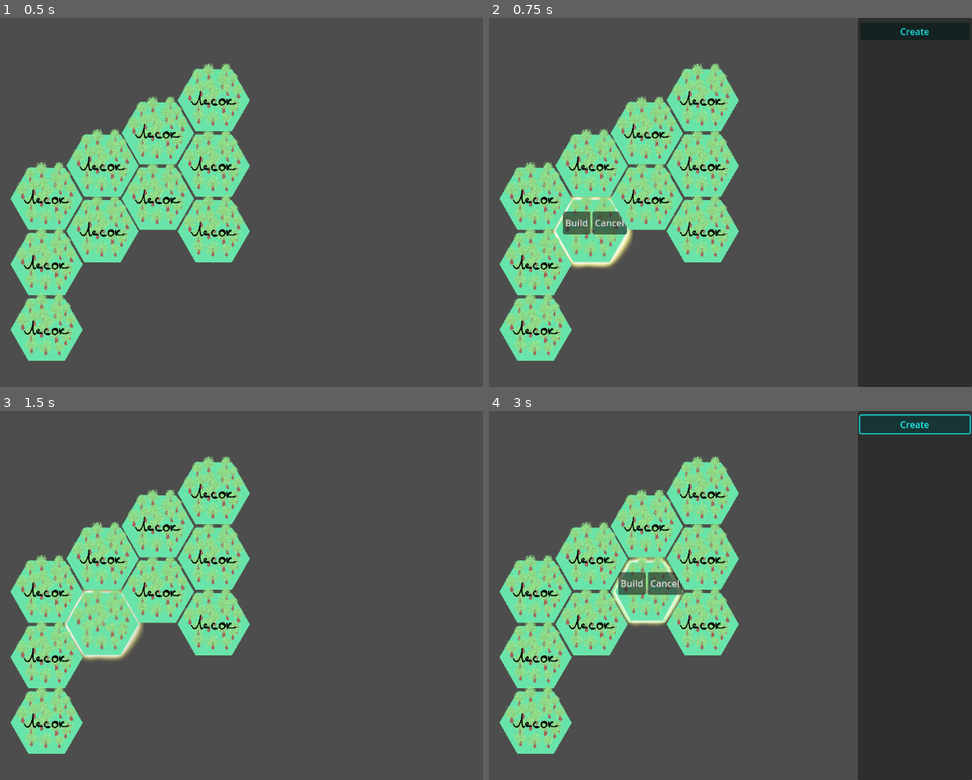
Above: before the commit, frames 1-4 (two rows, left to right).
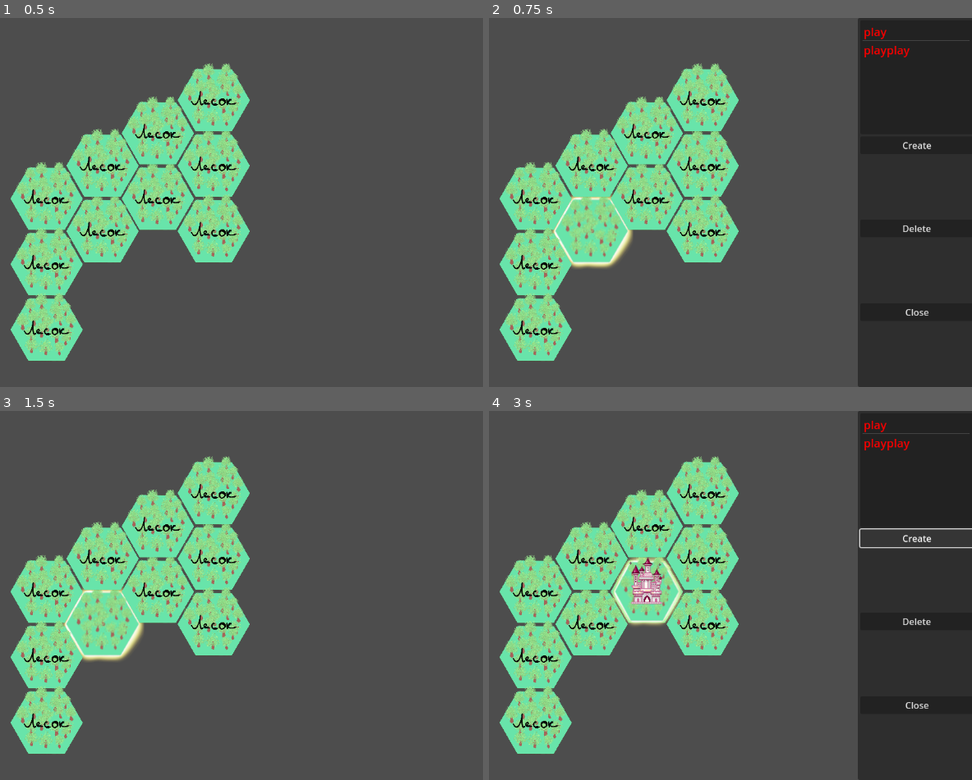
Above: after the commit, the same moments.

Repository: iamblobfish/best_defence
Game: Godot game, scene res://grid.tscn
The game is run twice, just before and just after one commit, with the same random seed, the same clock (stepped at 60 frames per second) and the same inputs. This scene is started directly instead of the project's main scene.
Inputs (mouse positions are in pixels of both pictures, inside the frame that each line leads up to):
- Up to frame 1 (0.5 s): no input
- Up to frame 2 (0.75 s): click (590, 232) at 0.5 s
- Up to frame 3 (1.5 s): click (86, 617) at 1.25 s, where only the run before the commit has a clickable "Build"
- Up to frame 4 (3 s): click (648, 591) at 2.02 s; click "Create" at 2.75 s

Frame 1 is identical in both runs. In frame 2, 1.2% of the frame differs, in the area x 15-92%, y 2-81%; in frame 3, 0.3%; in frame 4, 1.9%, in the area x 26-100%, y 0-81%.

Commit message:
delete add close working

Diff:
--- a/TextureButton.gd
+++ /dev/null
@@ -1,11 +0,0 @@
-extends TextureButton
-
-
-# Called when the node enters the scene tree for the first time.
-func _ready():
-	hide() # Replace with function body.
-
-
-# Called every frame. 'delta' is the elapsed time since the previous frame.
-func _process(delta):
-	pass
--- a/choosing_window.gd
+++ b/choosing_window.gd
@@ -1,4 +1,7 @@
 extends PopupPanel
+signal close
+signal create
+signal delete
 
 
 # Called when the node enters the scene tree for the first time.
@@ -13,10 +16,28 @@
 
 
 func show_add(lst):
+	print(lst)
 	for el in lst:
-		$VBoxContainer/ItemList.add_item(el)
-	$VBoxContainer.show()
+		print(el)
+		print($VBoxContainer/ItemList.add_item(el))
+	show()
+
+
+
 
 
 func _on_create_pressed():
-	print($VBoxContainer/ItemList.get_selected_items())
+	create.emit()
+	pass # Replace with function body.
+
+
+func _on_close_pressed():
+	close.emit()
+	hide()
+
+
+
+
+func _on_delete_pressed():
+	delete.emit()
+	 # Replace with function body.
--- a/choosing_window.tscn
+++ b/choosing_window.tscn
@@ -1,27 +1,56 @@
-[gd_scene load_steps=2 format=3 uid="uid://ejbom40cm3en"]
+[gd_scene load_steps=3 format=3 uid="uid://ejbom40cm3en"]
 
 [ext_resource type="Script" path="res://choosing_window.gd" id="1_q7t5a"]
+
+[sub_resource type="Theme" id="Theme_fgcqo"]
 
 [node name="Window" type="PopupPanel"]
 title = "Some Items"
 position = Vector2i(952, 0)
-size = Vector2i(200, 648)
+size = Vector2i(208, 648)
 visible = true
 script = ExtResource("1_q7t5a")
 
 [node name="VBoxContainer" type="VBoxContainer" parent="."]
+layout_direction = 1
+anchors_preset = 15
+anchor_right = 1.0
+anchor_bottom = 1.0
 offset_left = 4.0
 offset_top = 4.0
-offset_right = 196.0
+offset_right = 204.0
 offset_bottom = 644.0
+grow_horizontal = 2
+grow_vertical = 2
+size_flags_vertical = 3
 
 [node name="ItemList" type="ItemList" parent="VBoxContainer"]
+custom_minimum_size = Vector2(200, 200)
 layout_mode = 2
+size_flags_vertical = 2
+size_flags_stretch_ratio = 0.2
+theme = SubResource("Theme_fgcqo")
+theme_override_colors/font_color = Color(0.972549, 0, 0, 1)
+theme_override_font_sizes/font_size = 20
+allow_search = false
+fixed_icon_size = Vector2i(1, 0)
 
 [node name="Create" type="Button" parent="VBoxContainer"]
-modulate = Color(0.12549, 1, 1, 1)
 layout_mode = 2
-size_flags_vertical = 8
+size_flags_vertical = 2
 text = "Create"
 
+[node name="delete" type="Button" parent="VBoxContainer"]
+layout_mode = 2
+size_flags_vertical = 2
+text = "Delete"
+
+[node name="Close" type="Button" parent="VBoxContainer"]
+visible = false
+layout_mode = 2
+size_flags_vertical = 2
+text = "Close"
+
 [connection signal="pressed" from="VBoxContainer/Create" to="." method="_on_create_pressed"]
+[connection signal="pressed" from="VBoxContainer/delete" to="." method="_on_delete_pressed"]
+[connection signal="pressed" from="VBoxContainer/Close" to="." method="_on_close_pressed"]
--- a/forest_tile.gd
+++ b/forest_tile.gd
@@ -3,6 +3,7 @@
 
 # Called when the node enters the scene tree for the first time.
 func _ready():
+
 	pass # Replace with function body.
 
 
@@ -15,20 +16,44 @@
 
 
 func _on_button_2_pressed():
+	print('presses Hide')
 	$HBoxContainer.hide()
 
 func _on_button_pressed():
+	print('presses Build')
+	$TextureButton.show()
 	$HBoxContainer.hide()
-	$TextureButton.show()
+
 
 
 
 func _on_focus_entered():
 	print("Pressed: ")
-	$HBoxContainer.show()
-	$Window.show_add(['one', 'two'])
-	$Window.show()
+	#$HBoxContainer.show()
+	$Window.show_add(['play', 'playplay'])
+	$Window/VBoxContainer/Close.show()
+
+func _on_focus_exited():
+	#$HBoxContainer.hide()
+	$Window/VBoxContainer/ItemList.clear()
+	$Window/VBoxContainer/Close.hide()
 
 
-func _on_focus_exited():
-	$HBoxContainer.hide()
+
+
+
+
+func _on_window_close():
+	release_focus()
+	pass # Replace with function body.
+
+
+func _on_window_create():
+	$TextureButton.show()
+
+
+
+
+func _on_window_delete():
+	$TextureButton.hide()
+	 # Replace with function body.
--- a/forest_tile.tscn
+++ b/forest_tile.tscn
@@ -6,7 +6,6 @@
 [ext_resource type="Script" path="res://HBoxContainer.gd" id="3_o7ncl"]
 [ext_resource type="Script" path="res://Button2.gd" id="4_vg6ei"]
 [ext_resource type="Texture2D" uid="uid://dndhntgli5g38" path="res://tiles/castle_pink.png" id="6_4u05m"]
-[ext_resource type="Script" path="res://TextureButton.gd" id="7_ymqcq"]
 [ext_resource type="PackedScene" uid="uid://ejbom40cm3en" path="res://choosing_window.tscn" id="8_14tr2"]
 
 [node name="ForestTile" type="TextureButton"]
@@ -21,6 +20,7 @@
 script = ExtResource("2_23mvv")
 
 [node name="HBoxContainer" type="HBoxContainer" parent="."]
+visible = false
 layout_mode = 0
 offset_left = 14.0
 offset_top = 30.0
@@ -39,14 +39,12 @@
 text = "Cancel"
 script = ExtResource("4_vg6ei")
 
-[node name="TextureButton" type="TextureButton" parent="."]
-layout_mode = 0
-offset_right = 40.0
-offset_bottom = 40.0
-texture_normal = ExtResource("6_4u05m")
-script = ExtResource("7_ymqcq")
+[node name="Window" parent="." instance=ExtResource("8_14tr2")]
 
-[node name="Window" parent="." instance=ExtResource("8_14tr2")]
+[node name="TextureButton" type="Sprite2D" parent="."]
+visible = false
+position = Vector2(63, 60)
+texture = ExtResource("6_4u05m")
 
 [connection signal="focus_entered" from="." to="." method="_on_focus_entered"]
 [connection signal="focus_exited" from="." to="." method="_on_focus_exited"]
@@ -54,3 +52,6 @@
 [connection signal="mouse_exited" from="." to="." method="_on_mouse_exited"]
 [connection signal="pressed" from="HBoxContainer/Button" to="." method="_on_button_pressed"]
 [connection signal="pressed" from="HBoxContainer/Button2" to="." method="_on_button_2_pressed"]
+[connection signal="close" from="Window" to="." method="_on_window_close"]
+[connection signal="create" from="Window" to="." method="_on_window_create"]
+[connection signal="delete" from="Window" to="." method="_on_window_delete"]
--- a/grid.tscn
+++ b/grid.tscn
@@ -24,10 +24,16 @@
 
 [node name="ForestTile2" parent="." instance=ExtResource("1_06fm2")]
 visible = false
-offset_left = 70.0
-offset_top = 47.0
-offset_right = 198.0
-offset_bottom = 175.0
+anchors_preset = 15
+anchor_right = 1.0
+anchor_bottom = 1.0
+offset_left = 0.0
+offset_top = 0.0
+offset_right = 0.0
+offset_bottom = 0.0
+grow_horizontal = 2
+grow_vertical = 2
+size_flags_vertical = 0
 
 [node name="Window" parent="." instance=ExtResource("3_ghqwk")]
 
@@ -35,39 +41,39 @@
 [connection signal="focus_exited" from="ForestTile" to="ForestTile" method="_on_focus_exited"]
 [connection signal="mouse_entered" from="ForestTile" to="ForestTile" method="_on_mouse_entered"]
 [connection signal="mouse_exited" from="ForestTile" to="ForestTile" method="_on_mouse_exited"]
-[connection signal="focus_entered" from="@TextureButton@90208" to="@TextureButton@90208" method="_on_focus_entered"]
-[connection signal="focus_exited" from="@TextureButton@90208" to="@TextureButton@90208" method="_on_focus_exited"]
-[connection signal="mouse_entered" from="@TextureButton@90208" to="@TextureButton@90208" method="_on_mouse_entered"]
-[connection signal="mouse_exited" from="@TextureButton@90208" to="@TextureButton@90208" method="_on_mouse_exited"]
-[connection signal="focus_entered" from="@TextureButton@90211" to="@TextureButton@90211" method="_on_focus_entered"]
-[connection signal="focus_exited" from="@TextureButton@90211" to="@TextureButton@90211" method="_on_focus_exited"]
-[connection signal="mouse_entered" from="@TextureButton@90211" to="@TextureButton@90211" method="_on_mouse_entered"]
-[connection signal="mouse_exited" from="@TextureButton@90211" to="@TextureButton@90211" method="_on_mouse_exited"]
-[connection signal="focus_entered" from="@TextureButton@90214" to="@TextureButton@90214" method="_on_focus_entered"]
-[connection signal="focus_exited" from="@TextureButton@90214" to="@TextureButton@90214" method="_on_focus_exited"]
-[connection signal="mouse_entered" from="@TextureButton@90214" to="@TextureButton@90214" method="_on_mouse_entered"]
-[connection signal="mouse_exited" from="@TextureButton@90214" to="@TextureButton@90214" method="_on_mouse_exited"]
-[connection signal="focus_entered" from="@TextureButton@90217" to="@TextureButton@90217" method="_on_focus_entered"]
-[connection signal="focus_exited" from="@TextureButton@90217" to="@TextureButton@90217" method="_on_focus_exited"]
-[connection signal="mouse_entered" from="@TextureButton@90217" to="@TextureButton@90217" method="_on_mouse_entered"]
-[connection signal="mouse_exited" from="@TextureButton@90217" to="@TextureButton@90217" method="_on_mouse_exited"]
-[connection signal="focus_entered" from="@TextureButton@90220" to="@TextureButton@90220" method="_on_focus_entered"]
-[connection signal="focus_exited" from="@TextureButton@90220" to="@TextureButton@90220" method="_on_focus_exited"]
-[connection signal="mouse_entered" from="@TextureButton@90220" to="@TextureButton@90220" method="_on_mouse_entered"]
-[connection signal="mouse_exited" from="@TextureButton@90220" to="@TextureButton@90220" method="_on_mouse_exited"]
-[connection signal="focus_entered" from="@TextureButton@90223" to="@TextureButton@90223" method="_on_focus_entered"]
-[connection signal="focus_exited" from="@TextureButton@90223" to="@TextureButton@90223" method="_on_focus_exited"]
-[connection signal="mouse_entered" from="@TextureButton@90223" to="@TextureButton@90223" method="_on_mouse_entered"]
-[connection signal="mouse_exited" from="@TextureButton@90223" to="@TextureButton@90223" method="_on_mouse_exited"]
-[connection signal="focus_entered" from="@TextureButton@90226" to="@TextureButton@90226" method="_on_focus_entered"]
-[connection signal="focus_exited" from="@TextureButton@90226" to="@TextureButton@90226" method="_on_focus_exited"]
-[connection signal="mouse_entered" from="@TextureButton@90226" to="@TextureButton@90226" method="_on_mouse_entered"]
-[connection signal="mouse_exited" from="@TextureButton@90226" to="@TextureButton@90226" method="_on_mouse_exited"]
-[connection signal="focus_entered" from="@TextureButton@90229" to="@TextureButton@90229" method="_on_focus_entered"]
-[connection signal="focus_exited" from="@TextureButton@90229" to="@TextureButton@90229" method="_on_focus_exited"]
-[connection signal="mouse_entered" from="@TextureButton@90229" to="@TextureButton@90229" method="_on_mouse_entered"]
-[connection signal="mouse_exited" from="@TextureButton@90229" to="@TextureButton@90229" method="_on_mouse_exited"]
-[connection signal="focus_entered" from="@TextureButton@90232" to="@TextureButton@90232" method="_on_focus_entered"]
-[connection signal="focus_exited" from="@TextureButton@90232" to="@TextureButton@90232" method="_on_focus_exited"]
-[connection signal="mouse_entered" from="@TextureButton@90232" to="@TextureButton@90232" method="_on_mouse_entered"]
-[connection signal="mouse_exited" from="@TextureButton@90232" to="@TextureButton@90232" method="_on_mouse_exited"]
+[connection signal="focus_entered" from="@TextureButton@461877" to="@TextureButton@461877" method="_on_focus_entered"]
+[connection signal="focus_exited" from="@TextureButton@461877" to="@TextureButton@461877" method="_on_focus_exited"]
+[connection signal="mouse_entered" from="@TextureButton@461877" to="@TextureButton@461877" method="_on_mouse_entered"]
+[connection signal="mouse_exited" from="@TextureButton@461877" to="@TextureButton@461877" method="_on_mouse_exited"]
+[connection signal="focus_entered" from="@TextureButton@461880" to="@TextureButton@461880" method="_on_focus_entered"]
+[connection signal="focus_exited" from="@TextureButton@461880" to="@TextureButton@461880" method="_on_focus_exited"]
+[connection signal="mouse_entered" from="@TextureButton@461880" to="@TextureButton@461880" method="_on_mouse_entered"]
+[connection signal="mouse_exited" from="@TextureButton@461880" to="@TextureButton@461880" method="_on_mouse_exited"]
+[connection signal="focus_entered" from="@TextureButton@461883" to="@TextureButton@461883" method="_on_focus_entered"]
+[connection signal="focus_exited" from="@TextureButton@461883" to="@TextureButton@461883" method="_on_focus_exited"]
+[connection signal="mouse_entered" from="@TextureButton@461883" to="@TextureButton@461883" method="_on_mouse_entered"]
+[connection signal="mouse_exited" from="@TextureButton@461883" to="@TextureButton@461883" method="_on_mouse_exited"]
+[connection signal="focus_entered" from="@TextureButton@461886" to="@TextureButton@461886" method="_on_focus_entered"]
+[connection signal="focus_exited" from="@TextureButton@461886" to="@TextureButton@461886" method="_on_focus_exited"]
+[connection signal="mouse_entered" from="@TextureButton@461886" to="@TextureButton@461886" method="_on_mouse_entered"]
+[connection signal="mouse_exited" from="@TextureButton@461886" to="@TextureButton@461886" method="_on_mouse_exited"]
+[connection signal="focus_entered" from="@TextureButton@461889" to="@TextureButton@461889" method="_on_focus_entered"]
+[connection signal="focus_exited" from="@TextureButton@461889" to="@TextureButton@461889" method="_on_focus_exited"]
+[connection signal="mouse_entered" from="@TextureButton@461889" to="@TextureButton@461889" method="_on_mouse_entered"]
+[connection signal="mouse_exited" from="@TextureButton@461889" to="@TextureButton@461889" method="_on_mouse_exited"]
+[connection signal="focus_entered" from="@TextureButton@461892" to="@TextureButton@461892" method="_on_focus_entered"]
+[connection signal="focus_exited" from="@TextureButton@461892" to="@TextureButton@461892" method="_on_focus_exited"]
+[connection signal="mouse_entered" from="@TextureButton@461892" to="@TextureButton@461892" method="_on_mouse_entered"]
+[connection signal="mouse_exited" from="@TextureButton@461892" to="@TextureButton@461892" method="_on_mouse_exited"]
+[connection signal="focus_entered" from="@TextureButton@461895" to="@TextureButton@461895" method="_on_focus_entered"]
+[connection signal="focus_exited" from="@TextureButton@461895" to="@TextureButton@461895" method="_on_focus_exited"]
+[connection signal="mouse_entered" from="@TextureButton@461895" to="@TextureButton@461895" method="_on_mouse_entered"]
+[connection signal="mouse_exited" from="@TextureButton@461895" to="@TextureButton@461895" method="_on_mouse_exited"]
+[connection signal="focus_entered" from="@TextureButton@461898" to="@TextureButton@461898" method="_on_focus_entered"]
+[connection signal="focus_exited" from="@TextureButton@461898" to="@TextureButton@461898" method="_on_focus_exited"]
+[connection signal="mouse_entered" from="@TextureButton@461898" to="@TextureButton@461898" method="_on_mouse_entered"]
+[connection signal="mouse_exited" from="@TextureButton@461898" to="@TextureButton@461898" method="_on_mouse_exited"]
+[connection signal="focus_entered" from="@TextureButton@461901" to="@TextureButton@461901" method="_on_focus_entered"]
+[connection signal="focus_exited" from="@TextureButton@461901" to="@TextureButton@461901" method="_on_focus_exited"]
+[connection signal="mouse_entered" from="@TextureButton@461901" to="@TextureButton@461901" method="_on_mouse_entered"]
+[connection signal="mouse_exited" from="@TextureButton@461901" to="@TextureButton@461901" method="_on_mouse_exited"]
Not shown: 1 places in forest_tile.tscn that only renumber resources
